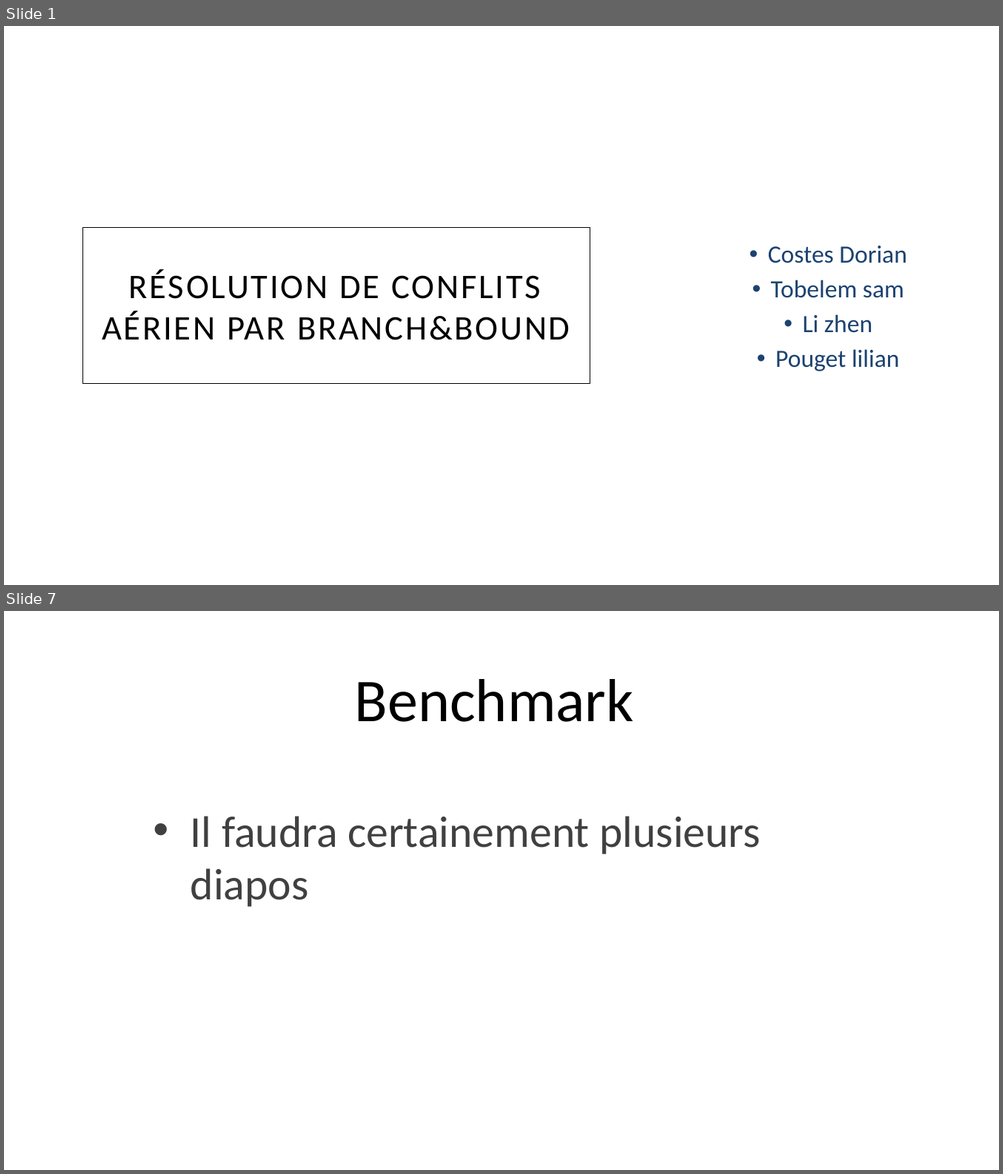
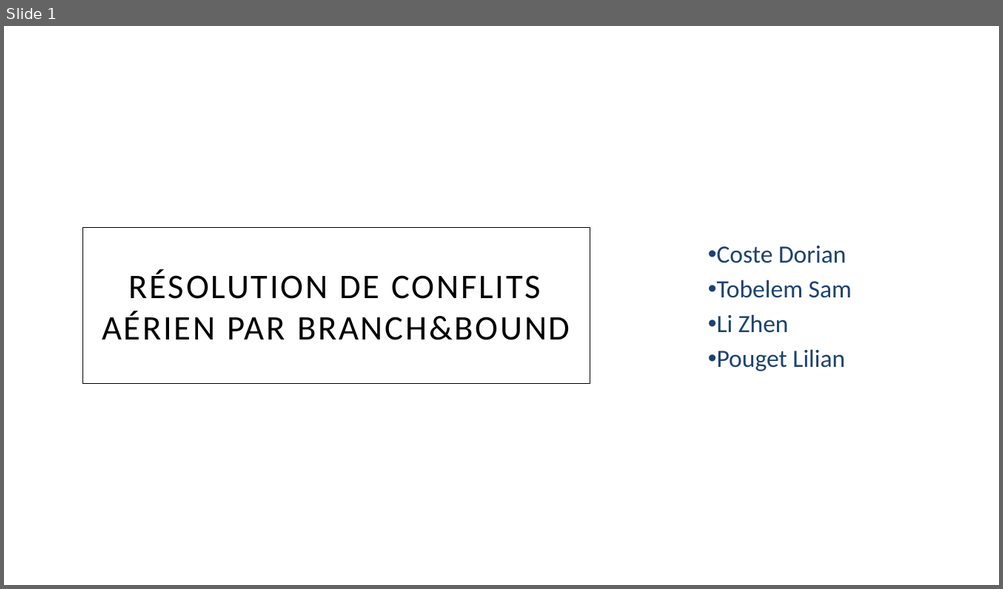
Before and after one commit to doriancoste/conflicts_resolution, a slide deck: template.pptx. Shown one above the other, each under a label of ours: slides 1 and 7 before the commit, slide 1 after it; the slides between them are not shown. The pictures are 1003x1174 and 1003x589 pixels, drawn with LibreOffice and Linux fonts; fonts in the diff are those of the drawing; background and template pictures are left out. Boxes give left, top, right and bottom in pixels: in the first picture for what was removed or moved away, otherwise in the second. Text is boxed around its words. In the diff, an @@ line names an element or a change of style, - is before the commit and + after.

```diff
--- a/template.pptx
+++ b/template.pptx
@@ slide 7 removed at (x1=4, y1=611, x2=999, y2=1170), background picture (left out) @@
@@ title removed at (x1=355, y1=679, x2=634, y2=722) @@
-Benchmark
@@ text removed at (x1=190, y1=816, x2=760, y2=907) @@
-• Il faudra certainement plusieurs diapos
@@ slide 1 changed as well @@
@@ subtitle at (x1=717, y1=246, x2=851, y2=372): text changed @@
-• Costes Dorian
-• Tobelem sam
-• Li zhen
-• Pouget lilian
+• Coste Dorian
+• Tobelem Sam
+• Li Zhen
+• Pouget Lilian
```
Also in this commit, not shown: 2 other slides changed, 14 slides added, 4 other slides removed, 2 other files.
